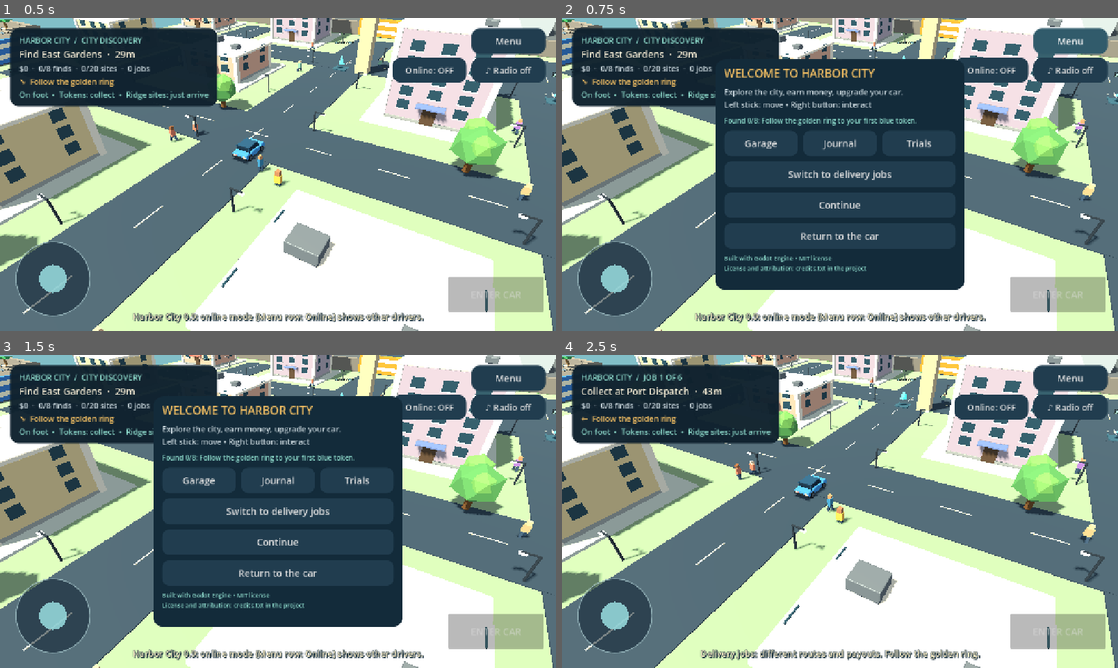
Above: before the commit, frames 1-4 (two rows, left to right).
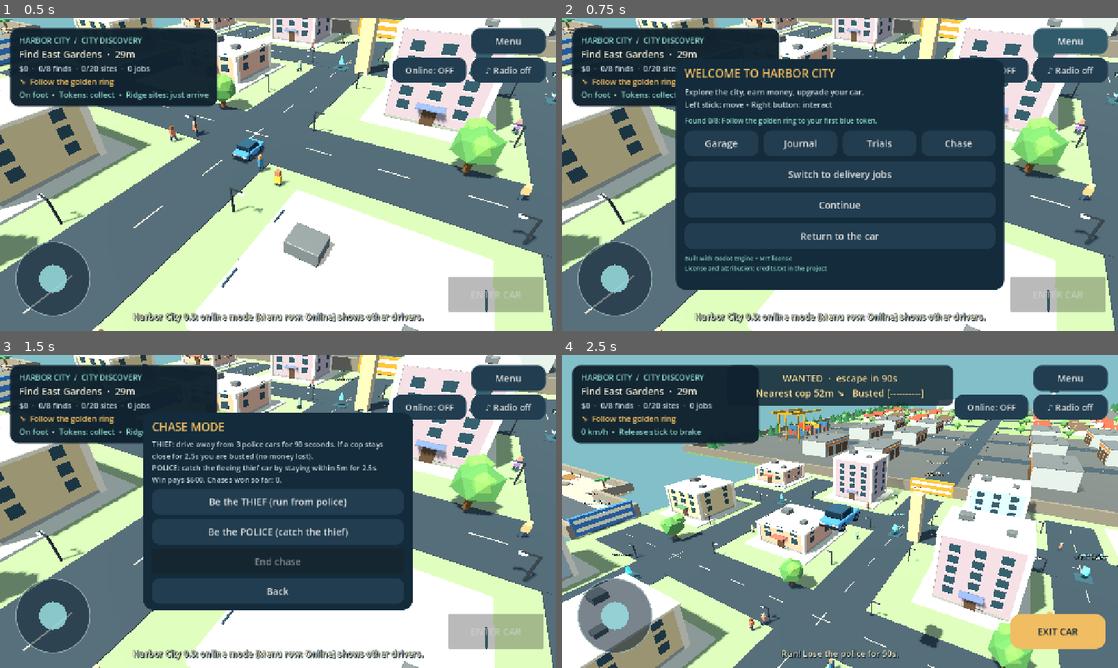
Above: after the commit, the same moments.

Repository: kokolo2020/GTA2027
Game: Godot game, scene res://main.tscn
Same seed, same stepped clock (60 frames per second), same inputs: the game is played once before the commit and once after it.
Inputs (mouse positions are in pixels of both pictures, inside the frame that each line leads up to):
- Up to frame 1 (0.5 s): no input
- Up to frame 2 (0.75 s): click "Menu" at 0.5 s
- Up to frame 3 (1.5 s): click (394, 480) at 1.25 s, where only the run after the commit has a clickable "Chase"
- Up to frame 4 (2.5 s): click (840, 502) at 2 s, where only the run after the commit has a clickable "Be the THIEF (run from police)"

Frame 1 is identical in both runs. In frame 2, 12% of the frame differs, in the area x 20-80%, y 13-87%; in frame 3, 13%; in frame 4, 77%, in the area x 0-100%, y 0-100%.

Commit message:
Harbor City 0.10.0: offline Chase mode (thief or police)
Co-Authored-By: Claude Sonnet 5.5 <noreply@anthropic.com>
Claude-Session: https://claude.ai/code/session_01BK9nDGzoJHfc86356rWEAH

Diff:
--- a/game/main.gd
+++ b/game/main.gd
@@ -197,6 +197,18 @@
 var online_retry := 0.0
 var online_peers := {}
 var online_button: Button
+const CHASE_TIME := 90.0
+const CHASE_PAY := 600
+const CHASE_COPS := 3
+var chase_mode := 0
+var chase_t := 0.0
+var chase_bust := 0.0
+var chase_units: Array = []
+var chase_wins := 0
+var chase_panel: PanelContainer
+var chase_info: Label
+var chase_end_button: Button
+var chase_label: Label
 var radio_caption: Label
 var peds: Array = []
 var touch_buttons: Array[Button] = []
@@ -1167,6 +1179,194 @@
 	else:
 		online_button.text = "Online: %d" % (online_peers.size()+1)
 
+# ---------- v0.10.0: chase mode (offline) ----------
+func _chase_open() -> void:
+	chase_info.text = "THIEF: drive away from 3 police cars for %d seconds. If a cop stays close for 2.5s you are busted (no money lost).\nPOLICE: catch the fleeing thief car by staying within 5m for 2.5s.\nWin pays $%d. Chases won so far: %d." % [int(CHASE_TIME),CHASE_PAY,chase_wins]
+	chase_end_button.disabled = chase_mode == 0
+	_open_panel(chase_panel)
+
+func _chase_clear() -> void:
+	for u in chase_units:
+		var body: Node = u["node"]
+		if is_instance_valid(body):
+			body.queue_free()
+	chase_units.clear()
+
+func _chase_make_unit(cop: bool) -> Dictionary:
+	var body := CharacterBody3D.new()
+	var shape := CollisionShape3D.new()
+	var box := BoxShape3D.new()
+	box.size = Vector3(1.7,1.3,3.3)
+	shape.shape = box
+	body.add_child(shape)
+	_box(body,Vector3(0,0,0),Vector3(1.8,0.65,3.4),Color("f4f6f8") if cop else Color("b83a2c"))
+	_box(body,Vector3(0,0.55,0.15),Vector3(1.45,0.65,1.6),Color("1f2a33"))
+	var red: MeshInstance3D = null
+	var blue: MeshInstance3D = null
+	if cop:
+		red = _box(body,Vector3(-0.35,0.98,0.1),Vector3(0.6,0.18,0.3),Color("ff2a2a"))
+		blue = _box(body,Vector3(0.35,0.98,0.1),Vector3(0.6,0.18,0.3),Color("2a4aff"))
+	else:
+		_box(body,Vector3(0,0.98,0.1),Vector3(0.5,0.15,0.3),Color("ffb020"))
+	var label := Label3D.new()
+	label.text = "POLICE" if cop else "THIEF"
+	label.font_size = 40
+	label.modulate = Color("9cc4ff") if cop else Color("ffb020")
+	label.position = Vector3(0,2.6,0)
+	label.billboard = BaseMaterial3D.BILLBOARD_ENABLED
+	label.outline_size = 10
+	label.pixel_size = 0.012
+	label.no_depth_test = true
+	body.add_child(label)
+	add_child(body)
+	return {"node":body,"red":red,"blue":blue,"cop":cop,"stuck":0.0,"last":Vector3.ZERO,"turn":0.0,"dir":1.0}
+
+func _chase_spawn_point(center: Vector3, dist: float) -> Vector3:
+	for i in 20:
+		var a := randf()*TAU
+		var p := center+Vector3(sin(a),0,cos(a))*(dist+randf()*10.0)
+		p.y = center.y+0.3
+		if absf(p.x) < 560.0 and absf(p.z) < 560.0 and not _blocked_at(p+Vector3(0,1.0,0),1.2):
+			return p
+	return center+Vector3(dist,0.3,0)
+
+func _chase_start(mode: int) -> void:
+	if trial_active >= 0:
+		_show_toast("Finish or cancel your trial first.")
+		return
+	_chase_clear()
+	if not driving:
+		car.position = player.position+Vector3(0,0.8,0)
+		car.velocity = Vector3.ZERO
+		car_speed = 0.0
+		driving = true
+		player.hide()
+		player.get_child(0).set_deferred("disabled",true)
+	player.position = car.position
+	chase_mode = mode
+	chase_t = 0.0
+	chase_bust = 0.0
+	if mode == 1:
+		for i in CHASE_COPS:
+			var u := _chase_make_unit(true)
+			(u["node"] as Node3D).position = _chase_spawn_point(car.position,45.0+i*10.0)
+			chase_units.append(u)
+	else:
+		var t := _chase_make_unit(false)
+		(t["node"] as Node3D).position = _chase_spawn_point(car.position,40.0)
+		chase_units.append(t)
+	if paused:
+		_toggle_menu()
+	chase_label.show()
+	_show_toast("Run! Lose the police for %ds." % int(CHASE_TIME) if mode == 1 else "Catch the thief! Stay within 5m.")
+
+func _chase_end(message: String, reward: int) -> void:
+	chase_mode = 0
+	_chase_clear()
+	chase_label.hide()
+	if reward > 0:
+		cash += reward
+		chase_wins += 1
+		_save_progress()
+	_show_toast(message)
+
+func _chase_steer(u: Dictionary, goal: Vector3, speed: float, delta: float) -> void:
+	var body: CharacterBody3D = u["node"]
+	var to := goal-body.position
+	to.y = 0
+	var want := atan2(-to.x,-to.z)
+	var best := want
+	var free := false
+	for off in [0.0,0.5,-0.5,1.0,-1.0,1.6,-1.6]:
+		var h: float = want+off
+		var dir := Vector3(-sin(h),0,-cos(h))
+		if not _blocked_at(body.position+dir*4.5+Vector3(0,0.6,0),1.1):
+			best = h
+			free = true
+			break
+	if not free:
+		best = want+PI
+	u["stuck"] = float(u["stuck"])+delta
+	if float(u["stuck"]) >= 1.0:
+		var last: Vector3 = u["last"]
+		if Vector2(body.position.x-last.x,body.position.z-last.z).length() < 1.0:
+			u["turn"] = 1.0
+			u["dir"] = 1.0 if randf() < 0.5 else -1.0
+		u["last"] = body.position
+		u["stuck"] = 0.0
+	if float(u["turn"]) > 0.0:
+		u["turn"] = float(u["turn"])-delta
+		best = want+float(u["dir"])*2.0
+	body.rotation.y = lerp_angle(body.rotation.y,best,minf(delta*3.5,1.0))
+	var forward := -body.global_basis.z
+	body.velocity.x = forward.x*speed
+	body.velocity.z = forward.z*speed
+	body.velocity.y -= 24*delta
+	body.move_and_slide()
+	if body.is_on_floor():
+		body.velocity.y = 0
+
+func _chase_tick(delta: float) -> void:
+	if chase_mode == 0:
+		return
+	if not driving:
+		_chase_end("You left the car. Chase over.",0)
+		return
+	chase_t += delta
+	var left := CHASE_TIME-chase_t
+	var ramp := clampf(chase_t/CHASE_TIME,0.0,1.0)
+	var phase := int(clock*6.0) % 2 == 0
+	var nearest := 9999.0
+	var nearest_pos := car.position
+	for u in chase_units:
+		var body: CharacterBody3D = u["node"]
+		var d := body.position.distance_to(car.position)
+		if bool(u["cop"]):
+			_chase_steer(u,car.position,car_max*(0.78+0.14*ramp),delta)
+			(u["red"] as MeshInstance3D).visible = phase
+			(u["blue"] as MeshInstance3D).visible = not phase
+			if d > 130.0 or body.position.y < -5.0:
+				body.position = _chase_spawn_point(car.position,70.0)
+				body.velocity = Vector3.ZERO
+		else:
+			var away := body.position+(body.position-car.position)
+			if absf(body.position.x) > 540.0 or absf(body.position.z) > 540.0 or body.position.y < -5.0:
+				away = Vector3.ZERO
+			_chase_steer(u,away,car_max*(0.72+0.1*ramp),delta)
+			if body.position.y < -5.0:
+				body.position = _chase_spawn_point(car.position,40.0)
+				body.velocity = Vector3.ZERO
+		if d < nearest:
+			nearest = d
+			nearest_pos = body.position
+	if nearest < 5.0:
+		chase_bust += delta
+	else:
+		chase_bust = maxf(0.0,chase_bust-delta*0.6)
+	if chase_bust >= 2.5:
+		if chase_mode == 1:
+			_chase_end("BUSTED! The police caught you. No money lost.",0)
+		else:
+			_chase_end("Thief arrested!  +$%d" % CHASE_PAY,CHASE_PAY)
+		return
+	if left <= 0.0:
+		if chase_mode == 1:
+			_chase_end("You escaped the police!  +$%d" % CHASE_PAY,CHASE_PAY)
+		else:
+			_chase_end("The thief got away. Try again from Menu > Chase.",0)
+		return
+	var offset := nearest_pos-car.position
+	var screen_right := camera.global_basis.x
+	var screen_forward := -camera.global_basis.z
+	screen_forward.y = 0
+	var angle := atan2(offset.dot(screen_right),offset.dot(screen_forward.normalized()))
+	var arrows := ["↑","↗","→","↘","↓","↙","←","↖"]
+	var arrow: String = arrows[posmod(int(round(angle/(PI/4.0))),8)]
+	if chase_mode == 1:
+		chase_label.text = "WANTED  ·  escape in %ds\nNearest cop %dm %s   Busted %s" % [int(ceil(left)),int(nearest),arrow,_bar(chase_bust,2.5)]
+	else:
+		chase_label.text = "POLICE  ·  thief escapes in %ds\nThief %dm %s   Arrest %s" % [int(ceil(left)),int(nearest),arrow,_bar(chase_bust,2.5)]
+
 func _start_trial(i: int) -> bool:
 	var trial: Dictionary = TRIALS[i]
 	if not _area_open(int(trial["area"])):
@@ -1594,6 +1794,24 @@
 	r.add_child(trial_cancel)
 	r.add_child(_button("Back",_close_sub))
 	trial_panel.hide()
+	chase_panel = PanelContainer.new()
+	root.add_child(chase_panel)
+	chase_panel.custom_minimum_size = Vector2(620,0)
+	chase_panel.add_theme_stylebox_override("panel",_panel(Color("132b3a"),24))
+	var c := VBoxContainer.new()
+	c.add_theme_constant_override("separation",10)
+	chase_panel.add_child(c)
+	c.add_child(_label("CHASE MODE",26,Color("f0bd62")))
+	chase_info = _label("",17,Color("cbd8de"))
+	chase_info.autowrap_mode = TextServer.AUTOWRAP_WORD_SMART
+	chase_info.custom_minimum_size.x = 560
+	c.add_child(chase_info)
+	c.add_child(_button("Be the THIEF (run from police)",_chase_start.bind(1)))
+	c.add_child(_button("Be the POLICE (catch the thief)",_chase_start.bind(2)))
+	chase_end_button = _button("End chase",_chase_end.bind("Chase ended.",0))
+	c.add_child(chase_end_button)
+	c.add_child(_button("Back",_close_sub))
+	chase_panel.hide()
 
 func _build_player() -> void:
 	player = CharacterBody3D.new()
@@ -1780,6 +1998,20 @@
 	root.add_child(online_button)
 	online_button.set_anchors_and_offsets_preset(Control.PRESET_TOP_LEFT)
 	online_button.position = Vector2(root.size.x-376,92)
+	chase_label = _label("",22,Color("ffe29a"))
+	chase_label.horizontal_alignment = HORIZONTAL_ALIGNMENT_CENTER
+	chase_label.add_theme_constant_override("outline_size",5)
+	chase_label.add_theme_color_override("font_outline_color",Color("132b3a"))
+	chase_label.mouse_filter = Control.MOUSE_FILTER_IGNORE
+	var chase_style := _panel(Color(0.06,0.13,0.18,0.82),14)
+	chase_style.content_margin_left = 14
+	chase_style.content_margin_right = 14
+	chase_label.add_theme_stylebox_override("normal",chase_style)
+	root.add_child(chase_label)
+	chase_label.set_anchors_and_offsets_preset(Control.PRESET_TOP_LEFT)
+	chase_label.position = Vector2(root.size.x/2-260,24)
+	chase_label.size = Vector2(520,10)
+	chase_label.hide()
 	joystick = Control.new()
 	joystick.mouse_filter = Control.MOUSE_FILTER_IGNORE
 	root.add_child(joystick)
@@ -1837,6 +2069,9 @@
 	var trials_open := _button("Trials",_open_trials)
 	trials_open.size_flags_horizontal = Control.SIZE_EXPAND_FILL
 	shop_row.add_child(trials_open)
+	var chase_open := _button("Chase",_chase_open)
+	chase_open.size_flags_horizontal = Control.SIZE_EXPAND_FILL
+	shop_row.add_child(chase_open)
 	mode_button = _button("Switch activity",_toggle_activity)
 	items.add_child(mode_button)
 	items.add_child(_button("Continue",_toggle_menu))
@@ -1850,6 +2085,7 @@
 		radio_button.position = Vector2(view.x-194,92)
 		online_button.position = Vector2(view.x-376,92)
 		radio_caption.position = Vector2(view.x-394,150)
+		chase_label.position = Vector2(view.x/2-260,24)
 		joystick.position = Vector2(32,view.y-210)
 		action_button.position = Vector2(view.x-248,view.y-124)
 		status_label.position = Vector2(view.x/2-340,view.y-48)
@@ -1962,6 +2198,7 @@
 	_check_bay()
 	_check_north()
 	_check_trial()
+	_chase_tick(delta)
 	_online_tick(delta)
 	_check_missions()
 	marker.visible = trial_active >= 0 or (not exploring and not next_job_pending) or (exploring and (_nearest_find() >= 0 or not _ridge_open() or _nearest_ridge() >= 0 or _nearest_bay() >= 0))
@@ -2112,13 +2349,14 @@
 	journal.hide()
 	tune_panel.hide()
 	trial_panel.hide()
+	chase_panel.hide()
 	panel.show()
 	panel.reset_size()
 	_layout_panels()
 
 func _layout_panels() -> void:
 	var view := get_viewport().get_visible_rect().size
-	for panel: Control in [menu,garage,journal,tune_panel,trial_panel]:
+	for panel: Control in [menu,garage,journal,tune_panel,trial_panel,chase_panel]:
 		panel.position = Vector2((view.x-panel.size.x)/2.0,maxf(8.0,(view.y-panel.size.y)/2.0))
 
 func _toggle_menu() -> void:
@@ -2127,6 +2365,7 @@
 	journal.hide()
 	tune_panel.hide()
 	trial_panel.hide()
+	chase_panel.hide()
 	if paused:
 		_open_panel(menu)
 	else:
@@ -2147,6 +2386,10 @@
 	player.show()
 	player.get_child(0).set_deferred("disabled",false)
 	trial_active = -1
+	if chase_mode != 0:
+		chase_mode = 0
+		_chase_clear()
+		chase_label.hide()
 	if paused:
 		_toggle_menu()
 	_show_toast("Back at the waterfront. Tap ENTER CAR to drive. Your money is safe.")
@@ -2176,6 +2419,7 @@
 	file.set_value("progress","best_times",best_times)
 	file.set_value("progress","radio",radio_station)
 	file.set_value("progress","online_name",online_name)
+	file.set_value("progress","chase_wins",chase_wins)
 	file.save(SAVE_PATH)
 
 func _load_progress() -> void:
@@ -2199,6 +2443,7 @@
 		trial_done = int(file.get_value("progress","trial_done",0)) & ((1 << TRIALS.size())-1)
 		radio_station = clampi(int(file.get_value("progress","radio",0)),0,RADIO.size()-1)
 		online_name = String(file.get_value("progress","online_name",""))
+		chase_wins = maxi(0,int(file.get_value("progress","chase_wins",0)))
 		var saved_times = file.get_value("progress","best_times",[])
 		best_times = [0.0,0.0,0.0,0.0,0.0,0.0,0.0]
 		if saved_times is Array:
@@ -2569,6 +2814,7 @@
 	assert(not driving,"Vehicle exit failed in an open area")
 	await _smoke_garage_ridge()
 	await _smoke_radio_peds()
+	await _smoke_chase()
 	_smoke_models()
 	cash = original_cash
 	deliveries = original_deliveries
@@ -2595,10 +2841,43 @@
 		restored.close()
 	elif FileAccess.file_exists(SAVE_PATH):
 		DirAccess.remove_absolute(SAVE_PATH)
-	print("HARBOR_SMOKE_OK: two-finger input, driving, six routes, eight collectibles, no duplicate rewards, save persistence, exit, rescue, legacy save, garage, tuning, ridge gate/ramp/sites, bay road, time trials, street events, missions, radio stations, pedestrians, Blender models")
+	print("HARBOR_SMOKE_OK: two-finger input, driving, chase mode, six routes, eight collectibles, no duplicate rewards, save persistence, exit, rescue, legacy save, garage, tuning, ridge gate/ramp/sites, bay road, time trials, street events, missions, radio stations, pedestrians, Blender models")
 	get_tree().quit()
 
 
+
+func _smoke_chase() -> void:
+	var before := cash
+	_rescue()
+	car.position = Vector3(1.7,0.8,4)
+	_chase_start(1)
+	assert(chase_mode == 1 and chase_units.size() == CHASE_COPS and driving,"Thief chase should spawn police")
+	for i in 40:
+		await get_tree().physics_frame
+	assert(chase_t > 0.3,"Chase timer should run")
+	for u in chase_units:
+		assert((u["node"] as Node3D).position.y > -5.0,"Police fell out of the world")
+	for i in 220:
+		(chase_units[0]["node"] as Node3D).position = car.position+Vector3(0,0,3)
+		await get_tree().physics_frame
+		if chase_mode == 0:
+			break
+	assert(chase_mode == 0 and chase_units.is_empty(),"Police should bust the thief")
+	assert(cash == before,"Being busted must not cost money")
+	_chase_start(2)
+	assert(chase_mode == 2 and chase_units.size() == 1,"Police chase should spawn one thief")
+	for i in 220:
+		(chase_units[0]["node"] as Node3D).position = car.position+Vector3(0,0,3)
+		await get_tree().physics_frame
+		if chase_mode == 0:
+			break
+	assert(chase_mode == 0 and cash == before+CHASE_PAY,"Arresting the thief should pay")
+	_chase_start(1)
+	driving = false
+	await get_tree().physics_frame
+	assert(chase_mode == 0,"Leaving the car ends the chase")
+	cash = before
+	_rescue()
 
 func _blocked_at(pos: Vector3, radius := 0.5) -> bool:
 	var query := PhysicsShapeQueryParameters3D.new()
@@ -3143,6 +3422,13 @@
 	await _save_shot("north-pass")
 	await _shot_car(Vector3(-40,0.8,-33),0.0)
 	await _save_shot("city-buildings")
+	await _shot_car(Vector3(-32,0.8,32),0.0)
+	_chase_start(1)
+	for i in chase_units.size():
+		(chase_units[i]["node"] as Node3D).position = car.position+Vector3(-5.0+i*5.0,0.0,14.0+i*5.0)
+	for i in 25:
+		await get_tree().physics_frame
+	await _save_shot("chase-thief")
 	get_tree().quit()
 
 func _shot_car(pos: Vector3, yaw: float) -> void:
Not shown, changed: game/export_presets.cfg
Not shown, changed: CLAUDE-HANDOVER.md
Not shown, added: docs/releases/v0.10.0.md
